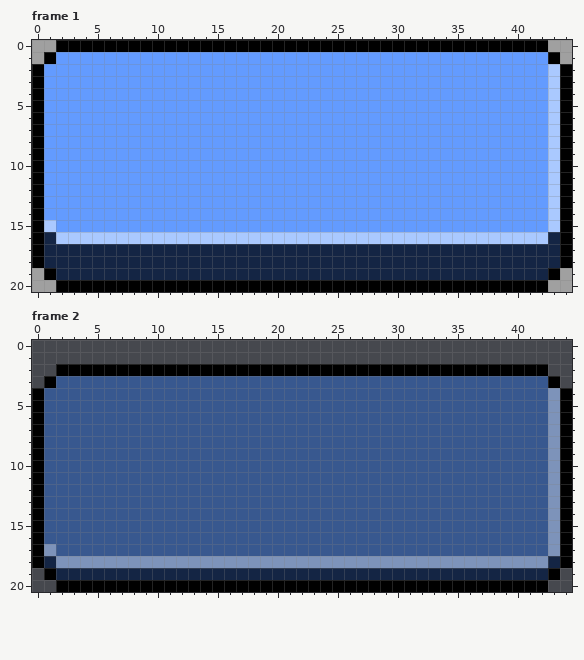
Two states of a pixel-art file, Assets/Sprites/button_alter_content.ase. That is the earlier state.
45x21 pixels, 2 frames. Shown: frame 1, frame 2.
New version:
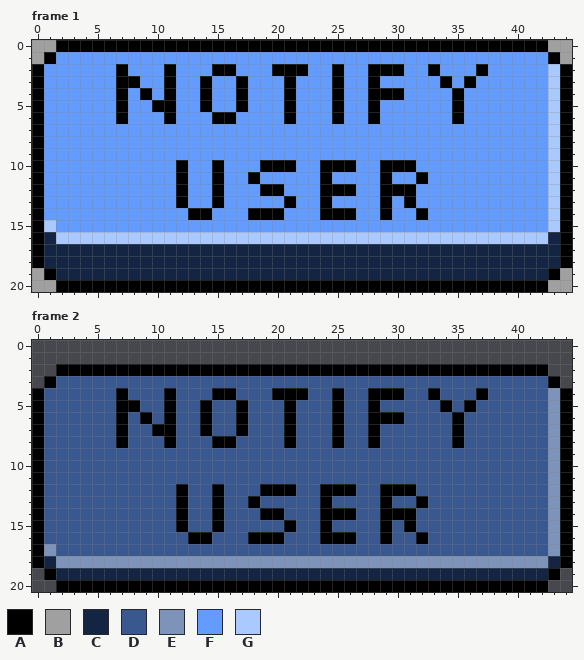
Palette (. is transparent): A #000000  B #a0a0a0  C #142544  D #38588f  E #7d93ba  F #639bff  G #aac9ff
Changes in this commit:
Changed rows in their new state; - is an unchanged pixel.
Frame 1, layer "Layer 2":
first column x 7:
 2 A---A---AA---AAA--A--AAA--A---A
 3 AA--A--A--A---A---A--A-----A-A-
 4 A-A-A--A--A---A---A--AAA----A--
 5 A--AA--A--A---A---A--A------A--
 6 A---A---AA----A---A--A------A--
first column x 12:
10 A--A---AAA--AAA--AAA-
11 A--A--A-----A----A--A
12 A--A---AA---AAA--AAA-
13 A--A-----A--A----A-A-
14 -AA---AAA---AAA--A--A
Frame 2, layer "Layer 2":
first column x 7:
 4 A---A---AA---AAA--A--AAA--A---A
 5 AA--A--A--A---A---A--A-----A-A-
 6 A-A-A--A--A---A---A--AAA----A--
 7 A--AA--A--A---A---A--A------A--
 8 A---A---AA----A---A--A------A--
first column x 12:
12 A--A---AAA--AAA--AAA-
13 A--A--A-----A----A--A
14 A--A---AA---AAA--AAA-
15 A--A-----A--A----A-A-
16 -AA---AAA---AAA--A--A
